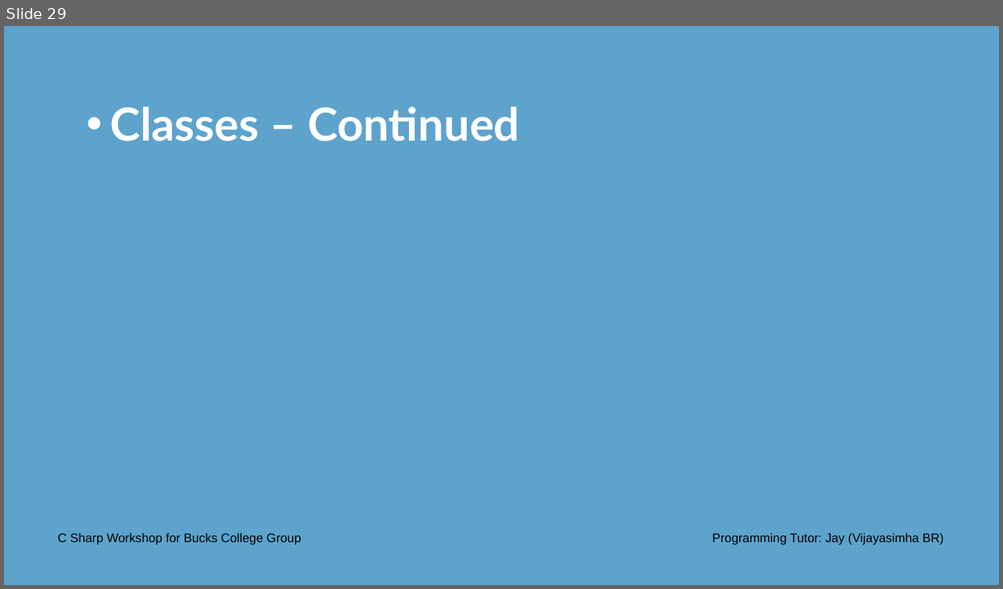
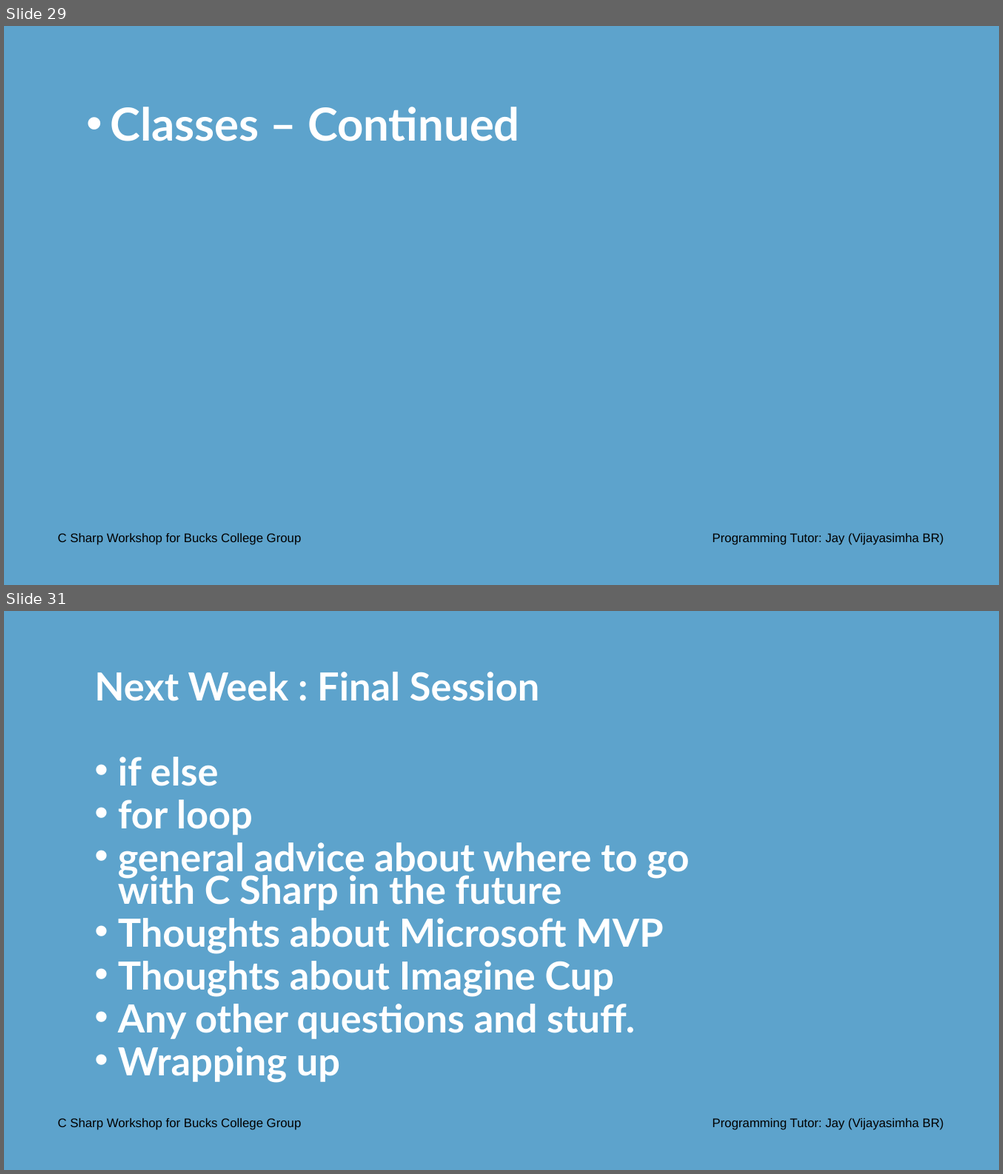
Before and after one commit to Jay-study-nildana/CSharpWorkShopforBucksCollegeGroup, a slide deck: PresentationPPTPDFS/Day 3 Onwards - C Sharp Workshop Bucks College Group.pptx. Shown one above the other, each under a label of ours: slide 29 before the commit, slides 29 and 31 after it; the slides between them are not shown. The pictures are 1003x589 and 1003x1174 pixels, drawn with LibreOffice and Linux fonts; fonts in the diff are those of the drawing; background and template pictures are left out. Boxes give left, top, right and bottom in pixels: in the first picture for what was removed or moved away, otherwise in the second. Text is boxed around its words. In the diff, an @@ line names an element or a change of style, - is before the commit and + after.

Commit message:
wrapped up day 6
continued with classes
also while loop

one more session left to go.

```diff
--- a/PresentationPPTPDFS/Day 3 Onwards - C Sharp Workshop Bucks College Group.pptx
+++ b/PresentationPPTPDFS/Day 3 Onwards - C Sharp Workshop Bucks College Group.pptx
@@ slide 31 added at [4, 611, 999, 1170], background #5DA3CC @@
@@ text added at [94, 672, 688, 1083], 37.4 pt, text #FFFFFF, bold @@
+Next Week : Final Session
+• if else
+• for loop
+• general advice about where to go with C Sharp in the future
+• Thoughts about Microsoft MVP
+• Thoughts about Imagine Cup
+• Any other questions and stuff.
+• Wrapping up
@@ text added at [58, 1119, 301, 1130], 12 pt, text #000000 @@
+C Sharp Workshop for Bucks College Group
@@ text added at [712, 1119, 944, 1130], 12 pt, text #000000 @@
+Programming Tutor: Jay (Vijayasimha BR)
```
Also in this commit, not shown: 1 other slide added, 2 other files.
